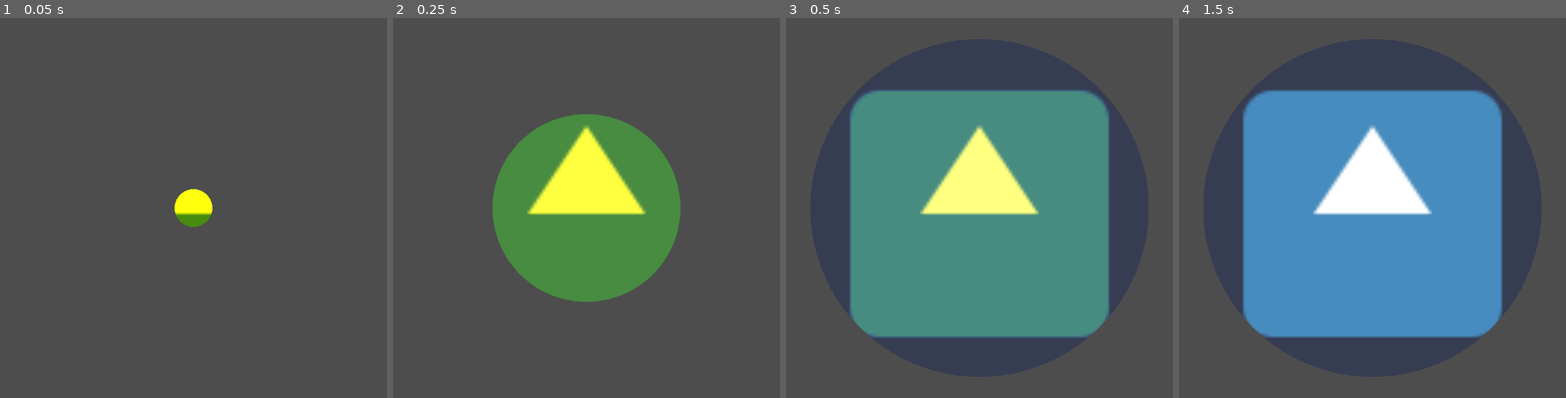
Above: before the commit, frames 1-4 (left to right).
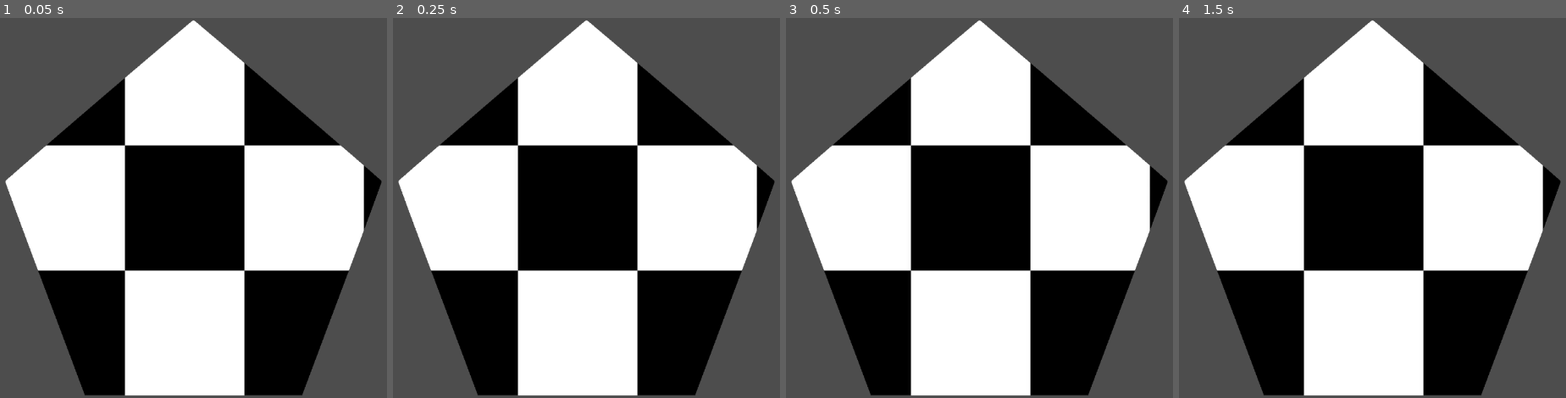
Above: after the commit, the same moments.

Repository: Cuckhands/pong-shaders
Game: Godot game, scene res://LESSONS/1. Basics/iii. Textures/textures.tscn
The game is run twice, just before and just after one commit, with the same random seed, the same clock (stepped at 60 frames per second) and the same inputs. The project has no main scene, so this scene is started directly. The engine's default icon, where the game draws it, is replaced by a stand-in: a white triangle on a blue panel in a dark square.
Inputs (mouse positions are in pixels of both pictures, inside the frame that each line leads up to):
- Up to frame 1 (0.05 s): no input
- Up to frame 2 (0.25 s): no input
- Up to frame 3 (0.5 s): no input
- Up to frame 4 (1.5 s): move the mouse to (1519, 189) at 0.52 s; tap Enter at 1.25 s; move the mouse to (1237, 227) at 1.27 s

The runs differ from the first frame. In frame 1, 64% of the frame differs, in the area x 1-99%, y 0-100%; in frame 2, 64%; in frame 3, 65%; in frame 4, 65%.

Commit message:
Finish Lesson 1.3 Textures shader

Diff:
--- a/LESSONS/1. Basics/iii. Textures/textures.tres
+++ b/LESSONS/1. Basics/iii. Textures/textures.tres
@@ -1,5 +1,114 @@
 [gd_resource type="VisualShader" format=3 uid="uid://byk21seq8xcps"]
+
+[ext_resource type="Texture2D" uid="uid://6ibgooxjaee0" path="res://LESSONS/1. Basics/iii. Textures/1924705-1531508643.jpg" id="1_as4gi"]
+[ext_resource type="Texture2D" uid="uid://cdxetqvh2s6or" path="res://LESSONS/1. Basics/iii. Textures/black-pentagon-shape-metrrnqsfwc4txvh-153031235.png" id="2_afig8"]
+
+[sub_resource type="VisualShaderNodeFloatFunc" id="VisualShaderNodeFloatFunc_omc66"]
+function = 31
+
+[sub_resource type="FastNoiseLite" id="FastNoiseLite_u416o"]
+noise_type = 2
+frequency = 0.0211
+fractal_octaves = 1
+
+[sub_resource type="NoiseTexture2D" id="NoiseTexture2D_we5qf"]
+noise = SubResource("FastNoiseLite_u416o")
+
+[sub_resource type="VisualShaderNodeTexture" id="VisualShaderNodeTexture_pbgm0"]
+texture = SubResource("NoiseTexture2D_we5qf")
+
+[sub_resource type="VisualShaderNodeColorOp" id="VisualShaderNodeColorOp_7r7y1"]
+output_port_for_preview = 0
+operator = 3
+
+[sub_resource type="VisualShaderNodeColorOp" id="VisualShaderNodeColorOp_vgob0"]
+output_port_for_preview = 0
+operator = 2
+
+[sub_resource type="VisualShaderNodeColorOp" id="VisualShaderNodeColorOp_pg5k4"]
+
+[sub_resource type="VisualShaderNodeInput" id="VisualShaderNodeInput_g4dru"]
+input_name = "color"
+
+[sub_resource type="VisualShaderNodeStep" id="VisualShaderNodeStep_mj3kl"]
+default_input_values = [0, 0.35, 1, 0.35]
+
+[sub_resource type="Gradient" id="Gradient_r25xa"]
+colors = PackedColorArray(0, 0, 1, 1, 1, 0.62352943, 1, 1)
+
+[sub_resource type="GradientTexture1D" id="GradientTexture1D_xgkp7"]
+gradient = SubResource("Gradient_r25xa")
+
+[sub_resource type="VisualShaderNodeTexture" id="VisualShaderNodeTexture_265tt"]
+texture = SubResource("GradientTexture1D_xgkp7")
+
+[sub_resource type="VisualShaderNodeMix" id="VisualShaderNodeMix_8vjpj"]
+default_input_values = [0, Vector3(0, 0, 0), 1, Vector3(1, 1, 1), 2, Vector3(0.5, 0.5, 0.5)]
+op_type = 3
+
+[sub_resource type="VisualShaderNodeTexture" id="VisualShaderNodeTexture_g007t"]
+texture = ExtResource("1_as4gi")
+
+[sub_resource type="VisualShaderNodeInput" id="VisualShaderNodeInput_as4gi"]
+input_name = "uv"
+
+[sub_resource type="VisualShaderNodeVectorOp" id="VisualShaderNodeVectorOp_afig8"]
+default_input_values = [0, Vector2(0, 0), 1, Vector2(0.45, 0.5)]
+op_type = 0
+operator = 2
+
+[sub_resource type="VisualShaderNodeTexture" id="VisualShaderNodeTexture_dmmo7"]
+expanded_output_ports = [0]
+texture = ExtResource("2_afig8")
+
+[sub_resource type="VisualShaderNodeTexture" id="VisualShaderNodeTexture_otapt"]
+texture = SubResource("NoiseTexture2D_we5qf")
+
+[sub_resource type="VisualShaderNodeStep" id="VisualShaderNodeStep_bgf5m"]
+default_input_values = [0, 0.35, 1, 0.35]
+
+[sub_resource type="VisualShaderNodeTexture" id="VisualShaderNodeTexture_f01s5"]
+texture = SubResource("GradientTexture1D_xgkp7")
+
+[sub_resource type="VisualShaderNodeInput" id="VisualShaderNodeInput_1vdht"]
+input_name = "color"
 
 [resource]
 mode = 1
 flags/light_only = false
+nodes/fragment/0/position = Vector2(1000, 0)
+nodes/fragment/3/node = SubResource("VisualShaderNodeTexture_dmmo7")
+nodes/fragment/3/position = Vector2(980, 300)
+nodes/fragment/4/node = SubResource("VisualShaderNodeTexture_otapt")
+nodes/fragment/4/position = Vector2(-160, 80)
+nodes/fragment/5/node = SubResource("VisualShaderNodeStep_bgf5m")
+nodes/fragment/5/position = Vector2(140, 160)
+nodes/fragment/6/node = SubResource("VisualShaderNodeTexture_f01s5")
+nodes/fragment/6/position = Vector2(-160, -200)
+nodes/fragment/9/node = SubResource("VisualShaderNodeInput_1vdht")
+nodes/fragment/9/position = Vector2(-160, -300)
+nodes/fragment/14/node = SubResource("VisualShaderNodeFloatFunc_omc66")
+nodes/fragment/14/position = Vector2(100, 940)
+nodes/fragment/16/node = SubResource("VisualShaderNodeTexture_pbgm0")
+nodes/fragment/16/position = Vector2(-420, 900)
+nodes/fragment/17/node = SubResource("VisualShaderNodeColorOp_7r7y1")
+nodes/fragment/17/position = Vector2(320, 880)
+nodes/fragment/18/node = SubResource("VisualShaderNodeColorOp_vgob0")
+nodes/fragment/18/position = Vector2(540, 740)
+nodes/fragment/19/node = SubResource("VisualShaderNodeColorOp_pg5k4")
+nodes/fragment/19/position = Vector2(300, 660)
+nodes/fragment/20/node = SubResource("VisualShaderNodeInput_g4dru")
+nodes/fragment/20/position = Vector2(-120, 1080)
+nodes/fragment/21/node = SubResource("VisualShaderNodeStep_mj3kl")
+nodes/fragment/21/position = Vector2(-100, 800)
+nodes/fragment/22/node = SubResource("VisualShaderNodeTexture_265tt")
+nodes/fragment/22/position = Vector2(0, 500)
+nodes/fragment/23/node = SubResource("VisualShaderNodeMix_8vjpj")
+nodes/fragment/23/position = Vector2(420, -40)
+nodes/fragment/24/node = SubResource("VisualShaderNodeTexture_g007t")
+nodes/fragment/24/position = Vector2(780, 0)
+nodes/fragment/25/node = SubResource("VisualShaderNodeInput_as4gi")
+nodes/fragment/25/position = Vector2(40, 380)
+nodes/fragment/26/node = SubResource("VisualShaderNodeVectorOp_afig8")
+nodes/fragment/26/position = Vector2(480, 220)
+nodes/fragment/connections = PackedInt32Array(3, 4, 0, 1, 21, 0, 14, 0, 14, 0, 17, 0, 20, 0, 17, 1, 16, 0, 21, 1, 22, 0, 19, 0, 21, 0, 19, 1, 19, 0, 18, 0, 17, 0, 18, 1, 5, 0, 23, 2, 6, 0, 23, 1, 9, 0, 23, 0, 4, 0, 5, 0, 24, 0, 0, 0, 25, 0, 26, 0, 26, 0, 24, 0)
--- a/LESSONS/1. Basics/iii. Textures/textures.tscn
+++ b/LESSONS/1. Basics/iii. Textures/textures.tscn
@@ -1,10 +1,11 @@
 [gd_scene format=3 uid="uid://5g1n6ycp5bdj"]
 
-[ext_resource type="Shader" uid="uid://ccv3liw67nwss" path="res://LESSONS/1. Basics/ii. Frag Color/fragment_color.tres" id="1_rugtg"]
+[ext_resource type="Shader" uid="uid://byk21seq8xcps" path="res://LESSONS/1. Basics/iii. Textures/textures.tres" id="1_wjkex"]
 [ext_resource type="Texture2D" uid="uid://s8014gxv15q7" path="res://sprites/icon.svg" id="2_mwpnm"]
+[ext_resource type="Texture2D" uid="uid://6ibgooxjaee0" path="res://LESSONS/1. Basics/iii. Textures/1924705-1531508643.jpg" id="3_yq2fh"]
 
 [sub_resource type="ShaderMaterial" id="ShaderMaterial_1urw2"]
-shader = ExtResource("1_rugtg")
+shader = ExtResource("1_wjkex")
 
 [node name="FragmentBasics" type="Node2D" unique_id=48507044]
 
@@ -15,3 +16,8 @@
 [node name="Camera2D" type="Camera2D" parent="Sprite2D" unique_id=1046727136]
 visible = false
 zoom = Vector2(5, 5)
+
+[node name="19247051531508643" type="Sprite2D" parent="." unique_id=1770261267]
+position = Vector2(-4.7683716e-07, -130.99998)
+scale = Vector2(0.17656249, 0.17656247)
+texture = ExtResource("3_yq2fh")
Not shown: 2 places in LESSONS/1. Basics/i. Frag Basics/fragment_basics.tres that only renumber resources
